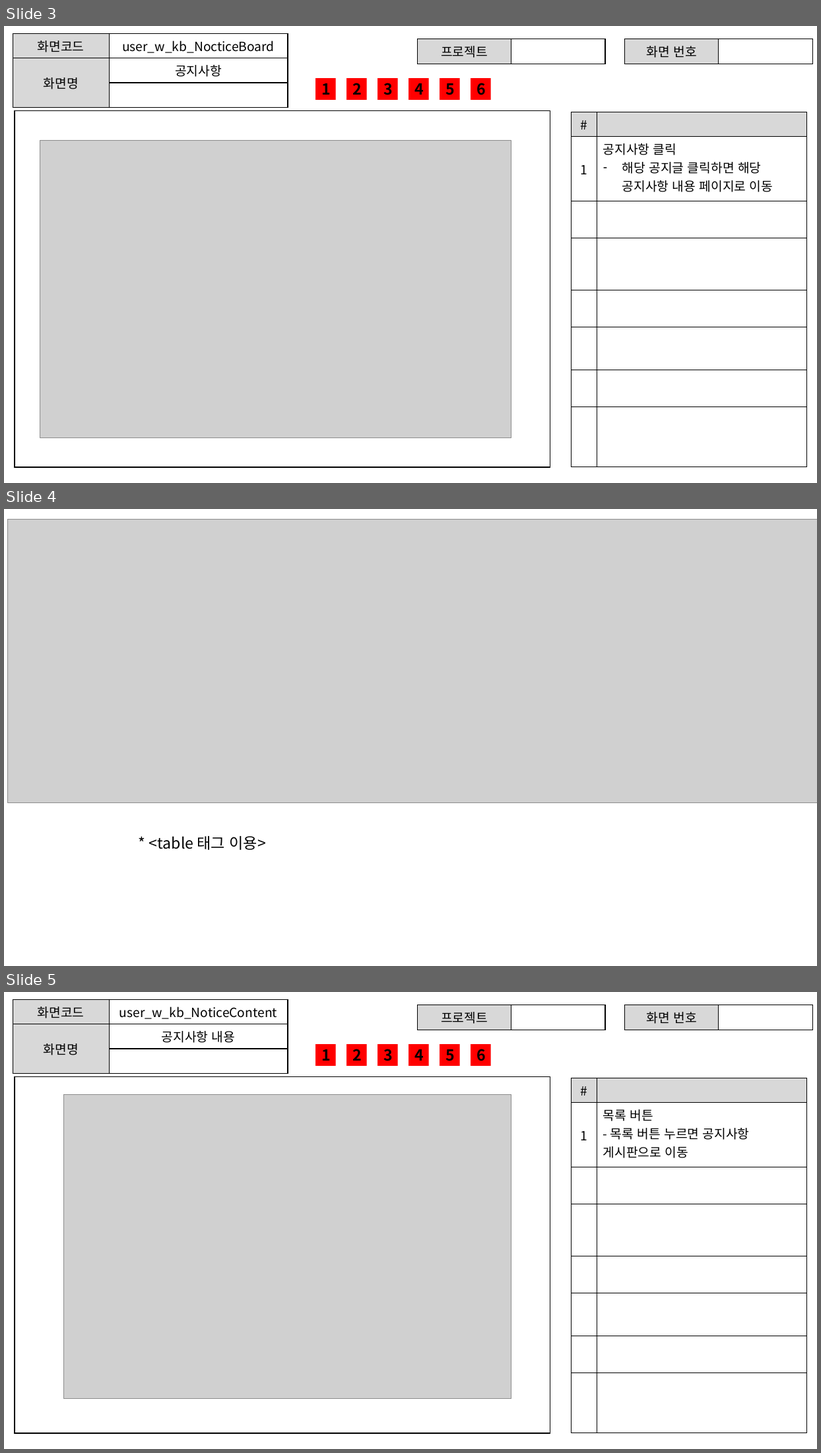
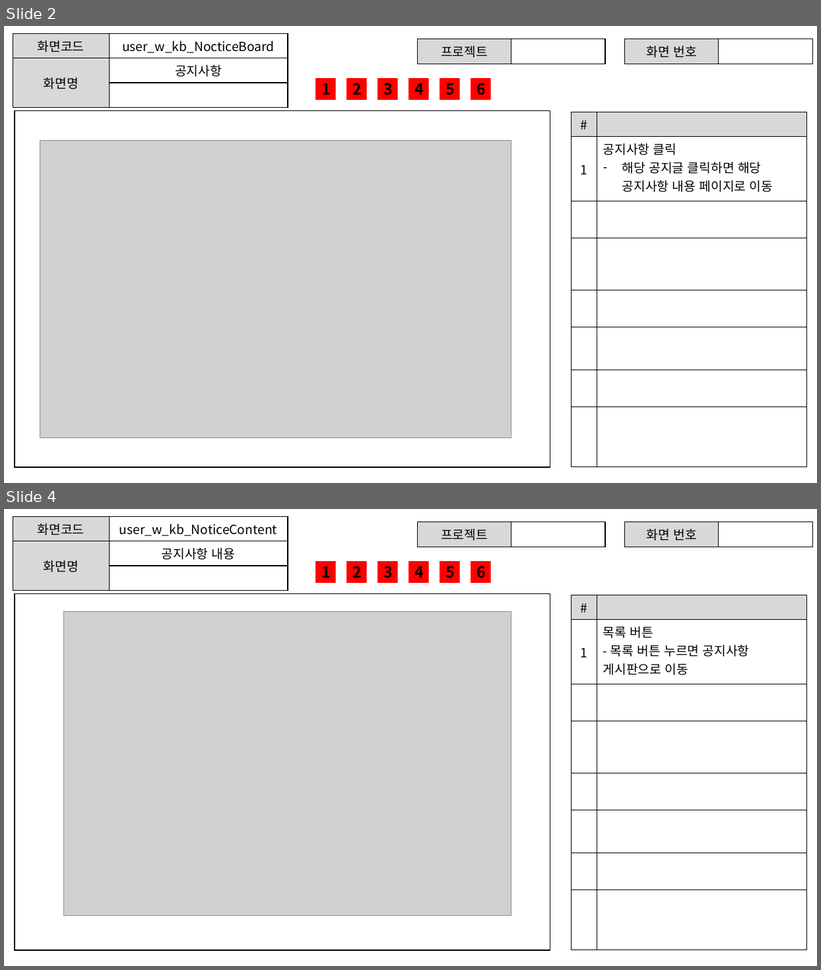
Before and after one commit to ezenteam2/EzenCrowdFunding, a slide deck: project03 화면설계서/project03 - 화면 설계서 - 기범.pptx. Shown one above the other, each under a label of ours: slides 3, 4 and 5 before the commit, slides 2 and 4 after it; the slides between them are not shown. The pictures are 821x1453 and 821x970 pixels, drawn with LibreOffice and Linux fonts; fonts in the diff are those of the drawing; grey boxes stand for pictures. Boxes give left, top, right and bottom in pixels: in the first picture for what was removed or moved away, otherwise in the second. Text is boxed around its words. In the diff, an @@ line names an element or a change of style, - is before the commit and + after.

```diff
--- a/project03 화면설계서/project03 - 화면 설계서 - 기범.pptx
+++ b/project03 화면설계서/project03 - 화면 설계서 - 기범.pptx
@@ slide 4 removed at (4, 509, 817, 966), background #FFFFFF @@
@@ picture removed at (8, 520, 817, 803) @@
@@ text removed at (149, 836, 266, 850) @@
-* <table 태그 이용>
@@ what was slide 3 is now slide 2 @@
@@ what was slide 5 is now slide 4 @@
```
Also in this commit, not shown: 5 slides added, 4 other slides removed, 1 other file.
